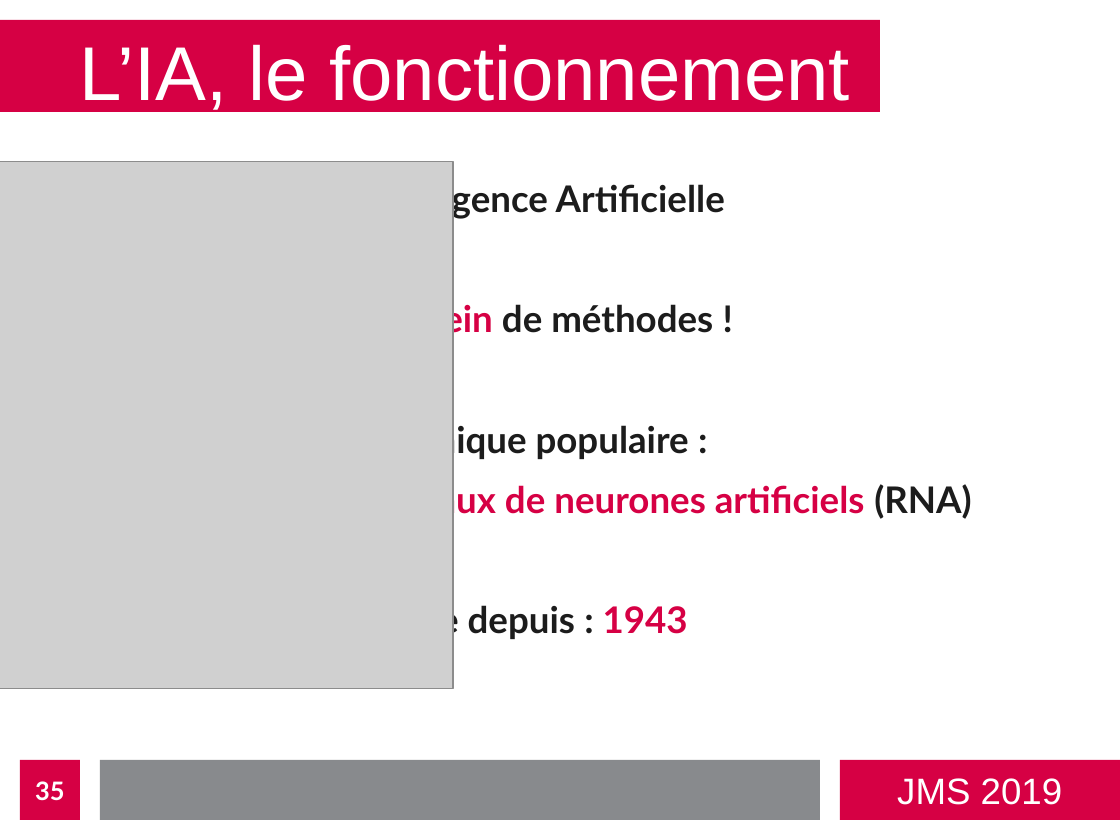
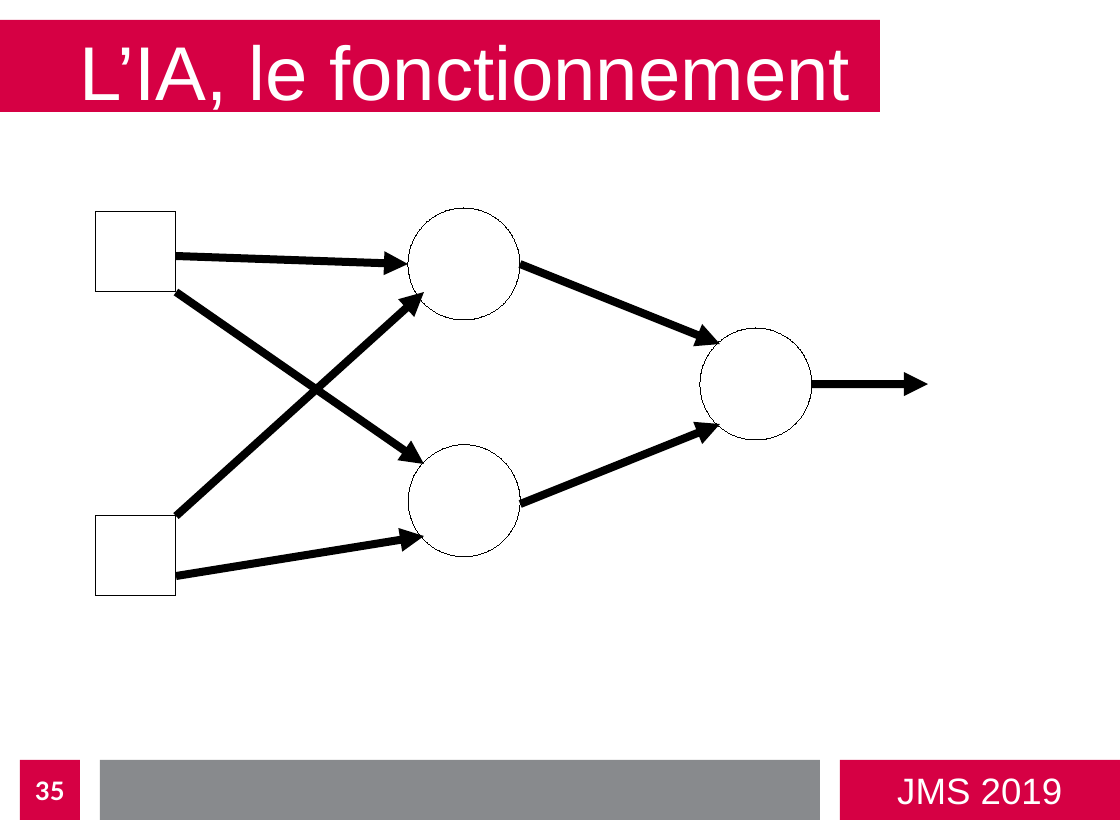
Before and after one commit to bastienvanderplaetse/JMS-2019, a slide deck: slide 35 of presentation-expanded.odp. Drawn at 1120x840 pixels with LibreOffice and Linux fonts; fonts in the diff are those of the drawing; grey boxes stand for pictures. Boxes give left, top, right and bottom in pixels: in the first picture for what was removed or moved away, otherwise in the second. Text is boxed around its words. In the diff, an @@ line names an element or a change of style, - is before the commit and + after.

```diff
--- a/presentation-expanded.odp
+++ b/presentation-expanded.odp
@@ picture removed at <box>0,162,453,689</box> @@
@@ text removed at <box>360,180,971,640</box> @@
-Intelligence Artificielle
-=> Plein de méthodes !
-Technique populaire :
-Réseaux de neurones artificiels (RNA)
-Existe depuis : 1943
@@ ellipse added at <box>409,208,520,320</box>, fill #FFFFFF, outline #000000 0 pt @@
@@ rectangle added at <box>96,212,176,293</box>, fill #FFFFFF, outline #000000 0 pt @@
@@ arrow added from (176, 256) to (409, 264), #000000 5.67 pt @@
@@ arrow added from (520, 264) to (721, 345), #000000 5.67 pt @@
@@ arrow added from (176, 292) to (424, 464), #000000 5.67 pt @@
@@ arrow added from (176, 516) to (424, 292), #000000 5.67 pt @@
@@ ellipse added at <box>700,328,812,440</box>, fill #FFFFFF, outline #000000 0 pt @@
@@ arrow added from (812, 384) to (928, 384), #000000 5.67 pt @@
@@ ellipse added at <box>409,445,520,557</box>, fill #FFFFFF, outline #000000 0 pt @@
@@ arrow added from (520, 504) to (721, 424), #000000 5.67 pt @@
@@ rectangle added at <box>96,516,176,597</box>, fill #FFFFFF, outline #000000 0 pt @@
@@ arrow added from (176, 576) to (424, 537), #000000 5.67 pt @@
```
Also in this commit, not shown: 12 slides added, 2 other files.
